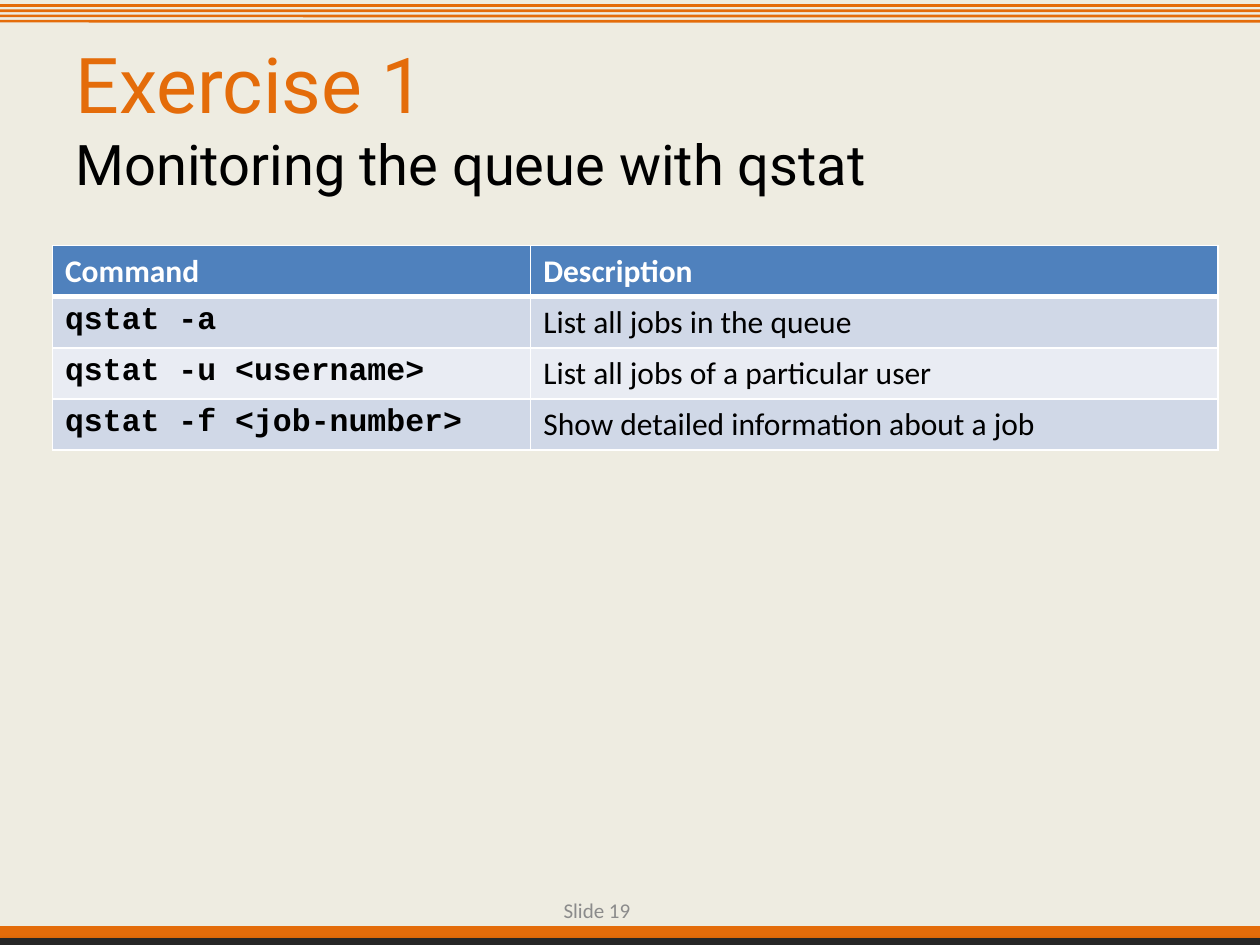
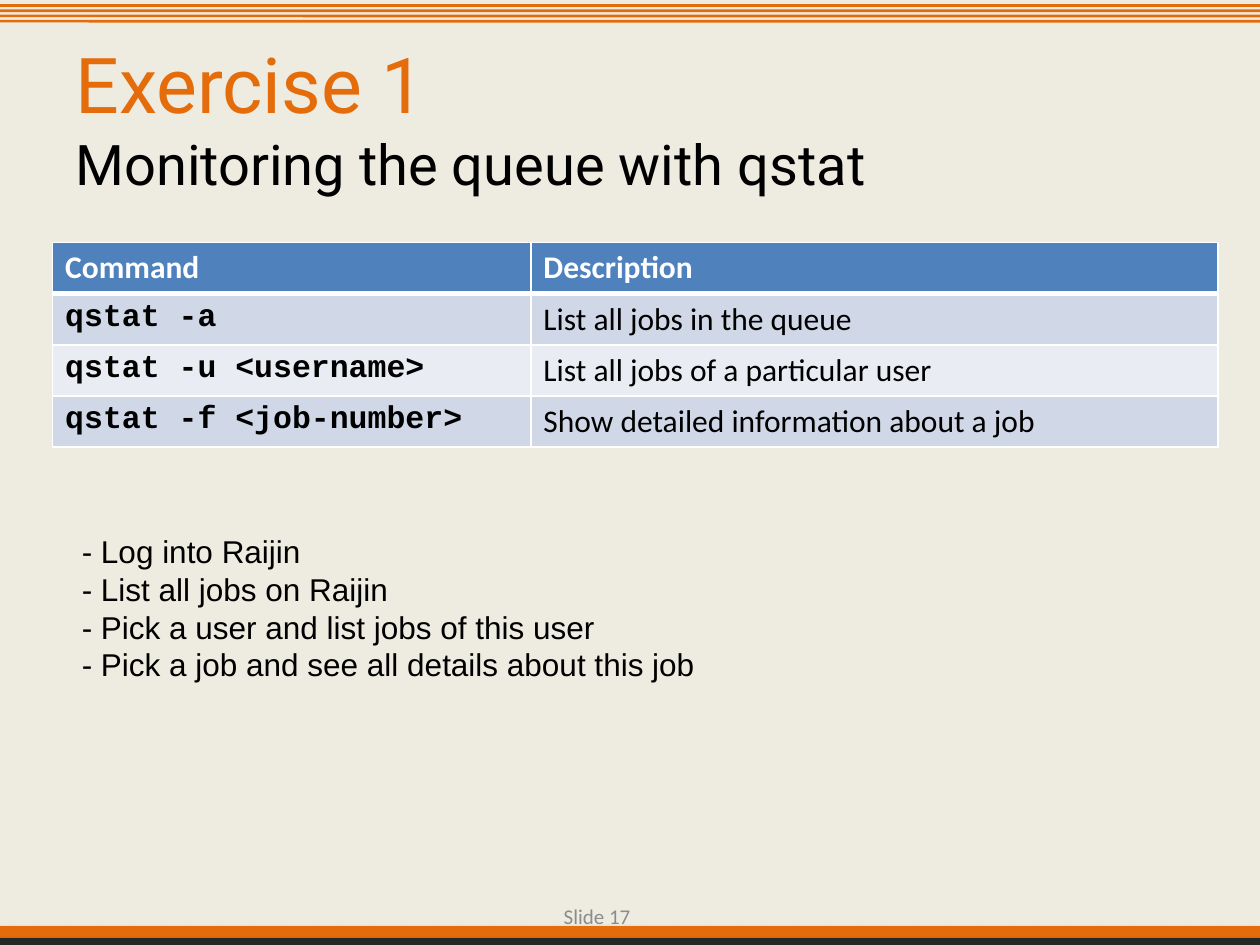
Before and after one commit to IntersectAustralia/TrainingMaterials, a slide deck: slide 17 of hpc1/03 HPC - Slides.pptx (slide 19 before the commit). Drawn at 1260x945 pixels with LibreOffice and Linux fonts; fonts in the diff are those of the drawing; background and template pictures are left out. Boxes give left, top, right and bottom in pixels: in the first picture for what was removed or moved away, otherwise in the second. Text is boxed around its words. In the diff, an @@ line names an element or a change of style, - is before the commit and + after.

```diff
--- a/hpc1/03 HPC - Slides.pptx
+++ b/hpc1/03 HPC - Slides.pptx
@@ table at box(53, 243, 1218, 447) @@
@@ fill #D0D8E8 to #D0D8E7 in 4 cells @@
@@ fill #E9EDF4 to #E9ECF3 in row 3 @@
@@ borders changed @@
@@ text added at box(101, 540, 694, 682), 18 pt, text #000000 @@
+- Log into Raijin
+- List all jobs on Raijin
+- Pick a user and list jobs of this user
+- Pick a job and see all details about this job
@@ rectangle at box(0, 926, 1260, 945): shadow on @@
@@ page number at box(564, 909, 630, 930): text changed; text colour #8C8C8C to #8B8B8B @@
-Slide 19
+Slide 17
```
Also in this commit, not shown: 22 other slides changed, 6 slides removed, 5 other files.
